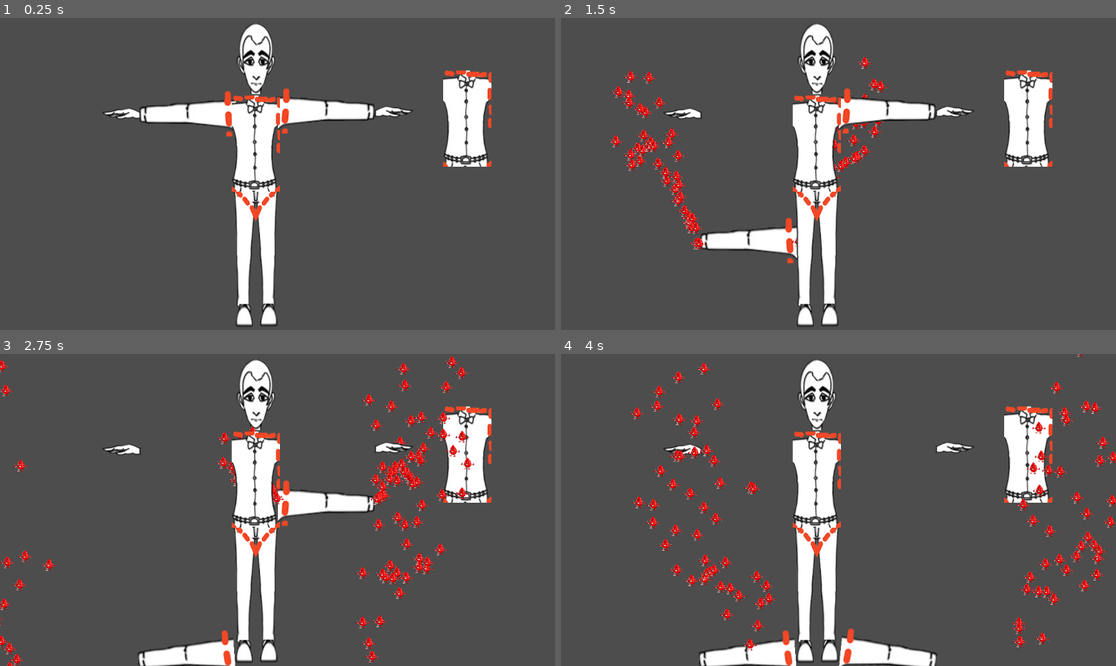
Above: before the commit, frames 1-4 (two rows, left to right).
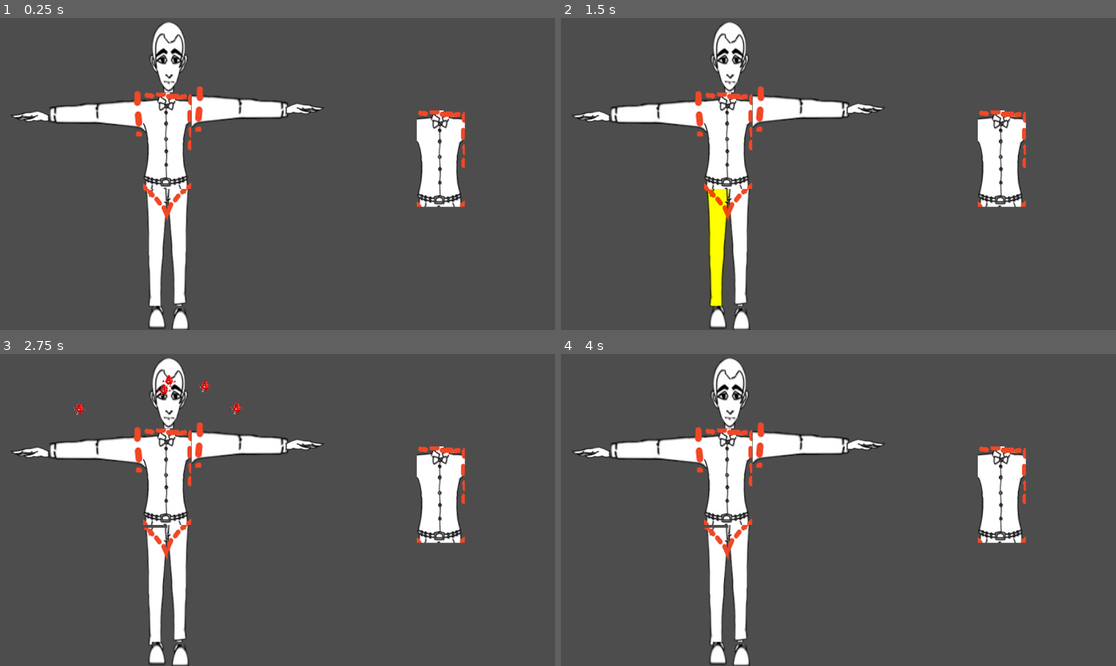
Above: after the commit, the same moments.

Repository: Olli1080/Frankenjam24
Game: Godot game, scene res://Scenes/timmsTestScene.tscn
Same seed, same stepped clock (60 frames per second), same inputs: the game is played once before the commit and once after it.
Inputs (mouse positions are in pixels of both pictures, inside the frame that each line leads up to):
- Up to frame 1 (0.25 s): no input
- Up to frame 2 (1.5 s): tap Enter at 0.5 s; move the mouse to (749, 111) at 0.52 s; click (749, 111) at 0.67 s; move the mouse to (727, 189) at 1.27 s; click (727, 189) at 1.42 s
- Up to frame 3 (2.75 s): move the mouse to (333, 441) at 2.02 s; click (333, 441) at 2.17 s
- Up to frame 4 (4 s): move the mouse to (688, 372) at 2.77 s; click (688, 372) at 2.92 s; move the mouse to (1005, 556) at 3.52 s; click (1005, 556) at 3.67 s

The runs differ from the first frame. In frame 1, 17% of the frame differs, in the area x 2-89%, y 1-100%; in frame 2, 20%; in frame 3, 22%, in the area x 0-89%, y 0-100%; in frame 4, 22%.

Commit message:
adds line render and more intuitive body part attach
- Line Render between connecting limbs at drop off
- Attach now possible if multiple dock points area near

Diff:
--- a/Scenes/BodyParts/head.tscn
+++ b/Scenes/BodyParts/head.tscn
@@ -1,32 +1,32 @@
-[gd_scene load_steps=5 format=3 uid="uid://bsfqce3b6t3dq"]
+[gd_scene load_steps=6 format=3 uid="uid://bsfqce3b6t3dq"]
 
 [ext_resource type="Script" path="res://Scripts/BodyPartObject.gd" id="1_b8f5k"]
 [ext_resource type="Texture2D" uid="uid://coy6ruvgggfbl" path="res://Sprites/Head/HeadTest.png" id="2_575bb"]
 [ext_resource type="PackedScene" uid="uid://b513n2gi38sea" path="res://Scenes/bloodParticleSystem.tscn" id="3_5y5rg"]
 [ext_resource type="PackedScene" uid="uid://cqtbg0laj4dvh" path="res://Nodes/dockNode.tscn" id="4_0tkc8"]
+[ext_resource type="Script" path="res://Scripts/particleOnVelocity.gd" id="4_s24i0"]
 
-[node name="head" type="RigidBody2D" node_paths=PackedStringArray("sprite", "particleSystem1")]
+[node name="head" type="RigidBody2D"]
 input_pickable = true
 freeze = true
 freeze_mode = 1
 script = ExtResource("1_b8f5k")
-sprite = NodePath("HeadTest")
-particleSystem1 = NodePath("GPUParticles2D")
 
 [node name="HeadTest" type="Sprite2D" parent="."]
-position = Vector2(256, 169)
+position = Vector2(-7.10001, -3.60001)
 texture = ExtResource("2_575bb")
 
 [node name="CollisionPolygon2D" type="CollisionPolygon2D" parent="."]
-position = Vector2(261, 187)
+position = Vector2(-2.10001, 14.4)
 polygon = PackedVector2Array(-26, -75, 0, -92, 27, -77, 41, -16, 10, 55, -14, 56, -42, -18)
 
 [node name="GPUParticles2D" parent="." instance=ExtResource("3_5y5rg")]
-position = Vector2(259, 248)
+position = Vector2(-4.10001, 75.4)
 emitting = false
+script = ExtResource("4_s24i0")
 
 [node name="DockNode" parent="." instance=ExtResource("4_0tkc8")]
-position = Vector2(261, 244)
+position = Vector2(-2.10001, 71.4)
 
 [connection signal="input_event" from="." to="." method="_on_input_event"]
 [connection signal="mouse_entered" from="." to="." method="_on_mouse_entered"]
--- a/Scenes/BodyParts/left_arm.tscn
+++ b/Scenes/BodyParts/left_arm.tscn
@@ -1,41 +1,42 @@
-[gd_scene load_steps=5 format=3 uid="uid://cfr0a5fokav1n"]
+[gd_scene load_steps=6 format=3 uid="uid://cfr0a5fokav1n"]
 
 [ext_resource type="Script" path="res://Scripts/BodyPartObject.gd" id="1_1ylvv"]
 [ext_resource type="Texture2D" uid="uid://ddc6n6qwy0u2q" path="res://Sprites/LeftArm/LeftArmTest.png" id="2_jcwre"]
 [ext_resource type="PackedScene" uid="uid://b513n2gi38sea" path="res://Scenes/bloodParticleSystem.tscn" id="3_7imhs"]
 [ext_resource type="PackedScene" uid="uid://cqtbg0laj4dvh" path="res://Nodes/dockNode.tscn" id="4_hhkhs"]
+[ext_resource type="Script" path="res://Scripts/particleOnVelocity.gd" id="4_vct8s"]
 
-[node name="RigidBody2D" type="RigidBody2D" node_paths=PackedStringArray("sprite", "particleSystem1", "particleSystem2")]
-position = Vector2(120, 282)
+[node name="RigidBody2D" type="RigidBody2D"]
 input_pickable = true
 freeze = true
 freeze_mode = 1
 script = ExtResource("1_1ylvv")
-sprite = NodePath("LeftArmSprite")
-particleSystem1 = NodePath("GPUParticles2D")
-particleSystem2 = NodePath("GPUParticles2D2")
 
 [node name="LeftArmSprite" type="Sprite2D" parent="."]
+position = Vector2(-1.39999, -4)
 texture = ExtResource("2_jcwre")
 
 [node name="CollisionPolygon2D" type="CollisionPolygon2D" parent="."]
+position = Vector2(-1.39999, -4)
 polygon = PackedVector2Array(-96, -8, 94, -24, 94, 34, 2, 23, -98, 21)
 
 [node name="GPUParticles2D" parent="." instance=ExtResource("3_7imhs")]
-position = Vector2(-100, 7)
+position = Vector2(-101.4, 3)
 rotation = 1.5708
 emitting = false
+script = ExtResource("4_vct8s")
 
 [node name="GPUParticles2D2" parent="." instance=ExtResource("3_7imhs")]
-position = Vector2(100, 5)
+position = Vector2(98.6, 1)
 rotation = -1.5708
 emitting = false
+script = ExtResource("4_vct8s")
 
 [node name="DockNode" parent="." instance=ExtResource("4_hhkhs")]
-position = Vector2(98, 6)
+position = Vector2(96.6, 2)
 
 [node name="DockNode2" parent="." instance=ExtResource("4_hhkhs")]
-position = Vector2(-99, 6)
+position = Vector2(-100.4, 2)
 
 [connection signal="input_event" from="." to="." method="_on_input_event"]
 [connection signal="mouse_entered" from="." to="." method="_on_mouse_entered"]
--- a/Scenes/BodyParts/left_foot.tscn
+++ b/Scenes/BodyParts/left_foot.tscn
@@ -1,33 +1,34 @@
-[gd_scene load_steps=5 format=3 uid="uid://cdskxifacaj32"]
+[gd_scene load_steps=6 format=3 uid="uid://cdskxifacaj32"]
 
 [ext_resource type="Texture2D" uid="uid://d07o35qvj427b" path="res://Sprites/LeftFoot/LeftFootTest.png" id="1_3ts0m"]
 [ext_resource type="Script" path="res://Scripts/BodyPartObject.gd" id="1_u0m25"]
 [ext_resource type="PackedScene" uid="uid://b513n2gi38sea" path="res://Scenes/bloodParticleSystem.tscn" id="3_h6ngr"]
 [ext_resource type="PackedScene" uid="uid://cqtbg0laj4dvh" path="res://Nodes/dockNode.tscn" id="4_7imb7"]
+[ext_resource type="Script" path="res://Scripts/particleOnVelocity.gd" id="4_oqw3r"]
 
-[node name="leftFoot" type="RigidBody2D" node_paths=PackedStringArray("sprite", "particleSystem1")]
+[node name="leftFoot" type="RigidBody2D" node_paths=PackedStringArray("sprite")]
 input_pickable = true
 freeze = true
 freeze_mode = 1
 script = ExtResource("1_u0m25")
-sprite = NodePath("LeftFootTest")
-particleSystem1 = NodePath("GPUParticles2D")
+sprite = NodePath("CollisionPolygon2D")
 
 [node name="LeftFootTest" type="Sprite2D" parent="."]
-position = Vector2(238, 705)
+position = Vector2(2.6, 20.5)
 texture = ExtResource("1_3ts0m")
 
 [node name="CollisionPolygon2D" type="CollisionPolygon2D" parent="."]
-position = Vector2(242, 758)
+position = Vector2(6.6, 73.5)
 polygon = PackedVector2Array(-20, -77, 9, -77, 16, -32, -26, -32)
 
 [node name="GPUParticles2D" parent="." instance=ExtResource("3_h6ngr")]
-position = Vector2(238, 687)
+position = Vector2(2.6, 2.5)
 rotation = 3.14159
 emitting = false
+script = ExtResource("4_oqw3r")
 
 [node name="DockNode" parent="." instance=ExtResource("4_7imb7")]
-position = Vector2(235, 679)
+position = Vector2(-0.400002, -5.5)
 
 [connection signal="input_event" from="." to="." method="_on_input_event"]
 [connection signal="mouse_entered" from="." to="." method="_on_mouse_entered"]
--- a/Scenes/BodyParts/left_hand.tscn
+++ b/Scenes/BodyParts/left_hand.tscn
@@ -1,33 +1,34 @@
-[gd_scene load_steps=5 format=3 uid="uid://d1fwh58bk2sgd"]
+[gd_scene load_steps=6 format=3 uid="uid://d1fwh58bk2sgd"]
 
 [ext_resource type="Texture2D" uid="uid://bpdc3tka7g6lp" path="res://Sprites/LeftHand/LeftHandTest.png" id="1_nu6jv"]
 [ext_resource type="Script" path="res://Scripts/BodyPartObject.gd" id="1_tm5rc"]
 [ext_resource type="PackedScene" uid="uid://b513n2gi38sea" path="res://Scenes/bloodParticleSystem.tscn" id="3_tmn2a"]
+[ext_resource type="Script" path="res://Scripts/particleOnVelocity.gd" id="4_osguu"]
 [ext_resource type="PackedScene" uid="uid://cqtbg0laj4dvh" path="res://Nodes/dockNode.tscn" id="4_xkhn5"]
 
-[node name="leftHand" type="RigidBody2D" node_paths=PackedStringArray("sprite", "particleSystem1")]
+[node name="leftHand" type="RigidBody2D" node_paths=PackedStringArray("sprite")]
 input_pickable = true
 freeze = true
 freeze_mode = 1
 script = ExtResource("1_tm5rc")
-sprite = NodePath("LeftHandTest")
-particleSystem1 = NodePath("GPUParticles2D")
+sprite = NodePath("CollisionPolygon2D")
 
 [node name="LeftHandTest" type="Sprite2D" parent="."]
-position = Vector2(-28, 284)
+position = Vector2(-16.9, 3)
 texture = ExtResource("1_nu6jv")
 
 [node name="CollisionPolygon2D" type="CollisionPolygon2D" parent="."]
-position = Vector2(-3, 283)
+position = Vector2(8.1, 2)
 polygon = PackedVector2Array(24, -12, 24, 14, -53, 11, -53, -12)
 
 [node name="GPUParticles2D" parent="." instance=ExtResource("3_tmn2a")]
-position = Vector2(18, 288)
+position = Vector2(29.1, 7)
 rotation = -1.5708
 emitting = false
+script = ExtResource("4_osguu")
 
 [node name="DockNode" parent="." instance=ExtResource("4_xkhn5")]
-position = Vector2(18, 286)
+position = Vector2(29.1, 5)
 
 [connection signal="input_event" from="." to="." method="_on_input_event"]
 [connection signal="mouse_entered" from="." to="." method="_on_mouse_entered"]
--- a/Scenes/BodyParts/left_leg.tscn
+++ b/Scenes/BodyParts/left_leg.tscn
@@ -1,41 +1,41 @@
-[gd_scene load_steps=5 format=3 uid="uid://cob2bpvkgpytq"]
+[gd_scene load_steps=6 format=3 uid="uid://cob2bpvkgpytq"]
 
 [ext_resource type="Texture2D" uid="uid://bj8n4l56a762a" path="res://Sprites/LeftLeg/LeftLegTest.png" id="1_4pqka"]
 [ext_resource type="Script" path="res://Scripts/BodyPartObject.gd" id="1_g2y4j"]
 [ext_resource type="PackedScene" uid="uid://b513n2gi38sea" path="res://Scenes/bloodParticleSystem.tscn" id="3_v0uf8"]
 [ext_resource type="PackedScene" uid="uid://cqtbg0laj4dvh" path="res://Nodes/dockNode.tscn" id="4_katfx"]
+[ext_resource type="Script" path="res://Scripts/particleOnVelocity.gd" id="4_tl6f7"]
 
-[node name="LeftLeg" type="RigidBody2D" node_paths=PackedStringArray("sprite", "particleSystem1", "particleSystem2")]
+[node name="LeftLeg" type="RigidBody2D"]
 input_pickable = true
 freeze = true
 freeze_mode = 1
 script = ExtResource("1_g2y4j")
-sprite = NodePath("LeftLegTest")
-particleSystem1 = NodePath("GPUParticles2D")
-particleSystem2 = NodePath("GPUParticles2D2")
 
 [node name="LeftLegTest" type="Sprite2D" parent="."]
-position = Vector2(236, 566)
+position = Vector2(-2.8, 9)
 texture = ExtResource("1_4pqka")
 
 [node name="CollisionPolygon2D" type="CollisionPolygon2D" parent="."]
-position = Vector2(229, 471)
+position = Vector2(-9.8, -86)
 polygon = PackedVector2Array(-13, -31, 31, -31, 18, 208, -6, 209)
 
 [node name="GPUParticles2D" parent="." instance=ExtResource("3_v0uf8")]
-position = Vector2(238, 442)
+position = Vector2(-0.800003, -115)
 rotation = 3.14159
 emitting = false
+script = ExtResource("4_tl6f7")
 
 [node name="GPUParticles2D2" parent="." instance=ExtResource("3_v0uf8")]
-position = Vector2(233, 683)
+position = Vector2(-5.8, 126)
 emitting = false
+script = ExtResource("4_tl6f7")
 
 [node name="DockNode" parent="." instance=ExtResource("4_katfx")]
-position = Vector2(237, 443)
+position = Vector2(-1.8, -114)
 
 [node name="DockNode2" parent="." instance=ExtResource("4_katfx")]
-position = Vector2(232, 682)
+position = Vector2(-6.8, 125)
 
 [connection signal="input_event" from="." to="." method="_on_input_event"]
 [connection signal="mouse_entered" from="." to="." method="_on_mouse_entered"]
--- a/Scenes/BodyParts/right_arm.tscn
+++ b/Scenes/BodyParts/right_arm.tscn
@@ -1,42 +1,42 @@
-[gd_scene load_steps=5 format=3 uid="uid://qpma3icuof4i"]
+[gd_scene load_steps=6 format=3 uid="uid://qpma3icuof4i"]
 
 [ext_resource type="Texture2D" uid="uid://fj8tuemtetw" path="res://Sprites/RightArm/RightArmTest.png" id="1_fg7th"]
 [ext_resource type="Script" path="res://Scripts/BodyPartObject.gd" id="1_u11bq"]
 [ext_resource type="PackedScene" uid="uid://b513n2gi38sea" path="res://Scenes/bloodParticleSystem.tscn" id="3_uaupg"]
+[ext_resource type="Script" path="res://Scripts/particleOnVelocity.gd" id="4_mldne"]
 [ext_resource type="PackedScene" uid="uid://cqtbg0laj4dvh" path="res://Nodes/dockNode.tscn" id="4_s25o4"]
 
-[node name="rightArm" type="RigidBody2D" node_paths=PackedStringArray("sprite", "particleSystem1", "particleSystem2")]
+[node name="rightArm" type="RigidBody2D"]
 input_pickable = true
 freeze = true
 freeze_mode = 1
 script = ExtResource("1_u11bq")
-sprite = NodePath("RightArmTest")
-particleSystem1 = NodePath("GPUParticles2D")
-particleSystem2 = NodePath("GPUParticles2D2")
 
 [node name="RightArmTest" type="Sprite2D" parent="."]
-position = Vector2(407, 276)
+position = Vector2(-2.39999, 0)
 texture = ExtResource("1_fg7th")
 
 [node name="CollisionPolygon2D" type="CollisionPolygon2D" parent="."]
-position = Vector2(378, 276)
+position = Vector2(-31.4, 0)
 polygon = PackedVector2Array(130, 19, -70, 39, -72, -26, 129, -10)
 
 [node name="GPUParticles2D" parent="." instance=ExtResource("3_uaupg")]
-position = Vector2(310, 278)
+position = Vector2(-99.4, 2)
 rotation = 1.5708
 emitting = false
+script = ExtResource("4_mldne")
 
 [node name="GPUParticles2D2" parent="." instance=ExtResource("3_uaupg")]
-position = Vector2(508, 280)
+position = Vector2(98.6, 4)
 rotation = -1.5708
 emitting = false
+script = ExtResource("4_mldne")
 
 [node name="DockNode" parent="." instance=ExtResource("4_s25o4")]
-position = Vector2(308, 279)
+position = Vector2(-101.4, 3)
 
 [node name="DockNode2" parent="." instance=ExtResource("4_s25o4")]
-position = Vector2(507, 278)
+position = Vector2(97.6, 2)
 
 [connection signal="input_event" from="." to="." method="_on_input_event"]
 [connection signal="mouse_entered" from="." to="." method="_on_mouse_entered"]
--- a/Scenes/BodyParts/right_foot.tscn
+++ b/Scenes/BodyParts/right_foot.tscn
@@ -1,33 +1,33 @@
-[gd_scene load_steps=5 format=3 uid="uid://c5o3jeiljvx43"]
+[gd_scene load_steps=6 format=3 uid="uid://c5o3jeiljvx43"]
 
 [ext_resource type="Texture2D" uid="uid://d15075vtjnv5v" path="res://Sprites/RightFoot/RightFootTest.png" id="1_73w7f"]
 [ext_resource type="Script" path="res://Scripts/BodyPartObject.gd" id="1_t4x3i"]
 [ext_resource type="PackedScene" uid="uid://b513n2gi38sea" path="res://Scenes/bloodParticleSystem.tscn" id="3_ni1m4"]
+[ext_resource type="Script" path="res://Scripts/particleOnVelocity.gd" id="4_h0gmm"]
 [ext_resource type="PackedScene" uid="uid://cqtbg0laj4dvh" path="res://Nodes/dockNode.tscn" id="4_y0wqv"]
 
-[node name="rightFoot" type="RigidBody2D" node_paths=PackedStringArray("sprite", "particleSystem1")]
+[node name="rightFoot" type="RigidBody2D"]
 input_pickable = true
 freeze = true
 freeze_mode = 1
 script = ExtResource("1_t4x3i")
-sprite = NodePath("RightFootTest")
-particleSystem1 = NodePath("GPUParticles2D")
 
 [node name="RightFootTest" type="Sprite2D" parent="."]
-position = Vector2(557, 618)
+position = Vector2(0.5, 2.79999)
 texture = ExtResource("1_73w7f")
 
 [node name="CollisionPolygon2D" type="CollisionPolygon2D" parent="."]
-position = Vector2(550, 610)
+position = Vector2(-6.5, -5.20001)
 polygon = PackedVector2Array(-7, -16, 21, -16, 26, 30, -9, 30)
 
 [node name="GPUParticles2D" parent="." instance=ExtResource("3_ni1m4")]
-position = Vector2(556, 594)
+position = Vector2(-0.5, -21.2)
 rotation = 3.14159
 emitting = false
+script = ExtResource("4_h0gmm")
 
 [node name="DockNode" parent="." instance=ExtResource("4_y0wqv")]
-position = Vector2(556, 593)
+position = Vector2(-0.5, -22.2)
 
 [connection signal="input_event" from="." to="." method="_on_input_event"]
 [connection signal="mouse_entered" from="." to="." method="_on_mouse_entered"]
--- a/Scenes/BodyParts/right_hand.tscn
+++ b/Scenes/BodyParts/right_hand.tscn
@@ -1,33 +1,33 @@
-[gd_scene load_steps=5 format=3 uid="uid://cesxkvwkssn7c"]
+[gd_scene load_steps=6 format=3 uid="uid://cesxkvwkssn7c"]
 
 [ext_resource type="Script" path="res://Scripts/BodyPartObject.gd" id="1_l4v6s"]
 [ext_resource type="Texture2D" uid="uid://cu720wnosq5uu" path="res://Sprites/RightHand/RightHandTest.png" id="1_oa6wf"]
 [ext_resource type="PackedScene" uid="uid://b513n2gi38sea" path="res://Scenes/bloodParticleSystem.tscn" id="3_j0lx0"]
+[ext_resource type="Script" path="res://Scripts/particleOnVelocity.gd" id="4_qodgx"]
 [ext_resource type="PackedScene" uid="uid://cqtbg0laj4dvh" path="res://Nodes/dockNode.tscn" id="4_r3skr"]
 
-[node name="rightHand" type="RigidBody2D" node_paths=PackedStringArray("sprite", "particleSystem1")]
+[node name="rightHand" type="RigidBody2D"]
 input_pickable = true
 freeze = true
 freeze_mode = 1
 script = ExtResource("1_l4v6s")
-sprite = NodePath("RightHandTest")
-particleSystem1 = NodePath("GPUParticles2D")
 
 [node name="RightHandTest" type="Sprite2D" parent="."]
-position = Vector2(558, 280)
+position = Vector2(48.7, -5)
 texture = ExtResource("1_oa6wf")
 
 [node name="CollisionPolygon2D" type="CollisionPolygon2D" parent="."]
-position = Vector2(538, 279)
+position = Vector2(28.7, -6)
 polygon = PackedVector2Array(-29, 13, -29, -10, 49, -8, 50, 12)
 
 [node name="GPUParticles2D" parent="." instance=ExtResource("3_j0lx0")]
-position = Vector2(511, 282)
+position = Vector2(1.70001, -3)
 rotation = 1.5708
 emitting = false
+script = ExtResource("4_qodgx")
 
 [node name="DockNode" parent="." instance=ExtResource("4_r3skr")]
-position = Vector2(506, 282)
+position = Vector2(-3.29999, -3)
 
 [connection signal="input_event" from="." to="." method="_on_input_event"]
 [connection signal="mouse_entered" from="." to="." method="_on_mouse_entered"]
--- a/Scenes/BodyParts/right_leg.tscn
+++ b/Scenes/BodyParts/right_leg.tscn
@@ -1,42 +1,42 @@
-[gd_scene load_steps=5 format=3 uid="uid://bjdltiududoxk"]
+[gd_scene load_steps=6 format=3 uid="uid://bjdltiududoxk"]
 
 [ext_resource type="Texture2D" uid="uid://b13xcdnp6mhms" path="res://Sprites/RightLeg/RightLegTest.png" id="1_0e8t3"]
 [ext_resource type="Script" path="res://Scripts/BodyPartObject.gd" id="1_x30k5"]
 [ext_resource type="PackedScene" uid="uid://b513n2gi38sea" path="res://Scenes/bloodParticleSystem.tscn" id="3_r06jp"]
+[ext_resource type="Script" path="res://Scripts/particleOnVelocity.gd" id="4_6e2cy"]
 [ext_resource type="PackedScene" uid="uid://cqtbg0laj4dvh" path="res://Nodes/dockNode.tscn" id="4_qbj3x"]
 
-[node name="rightLeg" type="RigidBody2D" node_paths=PackedStringArray("sprite", "particleSystem1", "particleSystem2")]
-position = Vector2(270, -86)
+[node name="rightLeg" type="RigidBody2D"]
+position = Vector2(-2, 4)
 input_pickable = true
 freeze = true
 freeze_mode = 1
 script = ExtResource("1_x30k5")
-sprite = NodePath("RightLegTest")
-particleSystem1 = NodePath("GPUParticles2D")
-particleSystem2 = NodePath("GPUParticles2D2")
 
 [node name="RightLegTest" type="Sprite2D" parent="."]
-position = Vector2(286, 566)
+position = Vector2(-3.2, -6.60001)
 texture = ExtResource("1_0e8t3")
 
 [node name="CollisionPolygon2D" type="CollisionPolygon2D" parent="."]
-position = Vector2(287, 537)
+position = Vector2(-2.2, -35.6)
 polygon = PackedVector2Array(-27, -97, 19, -96, 13, 150, -11, 151)
 
 [node name="GPUParticles2D" parent="." instance=ExtResource("3_r06jp")]
-position = Vector2(283, 445)
+position = Vector2(-6.2, -127.6)
 rotation = 3.14159
 emitting = false
+script = ExtResource("4_6e2cy")
 
 [node name="GPUParticles2D2" parent="." instance=ExtResource("3_r06jp")]
-position = Vector2(289, 685)
+position = Vector2(-0.200001, 112.4)
 emitting = false
+script = ExtResource("4_6e2cy")
 
 [node name="DockNode" parent="." instance=ExtResource("4_qbj3x")]
-position = Vector2(289, 688)
+position = Vector2(-0.200001, 115.4)
 
 [node name="DockNode2" parent="." instance=ExtResource("4_qbj3x")]
-position = Vector2(285, 444)
+position = Vector2(-4.2, -128.6)
 
 [connection signal="input_event" from="." to="." method="_on_input_event"]
 [connection signal="mouse_entered" from="." to="." method="_on_mouse_entered"]
--- a/Scenes/timmsTestScene.tscn
+++ b/Scenes/timmsTestScene.tscn
@@ -41,8 +41,9 @@
 shape = SubResource("WorldBoundaryShape2D_yoyet")
 
 [node name="Recipent" type="StaticBody2D" parent="."]
-position = Vector2(970, 209)
-collision_layer = 0
+position = Vector2(915, 292)
+collision_layer = 4
+collision_mask = 4
 
 [node name="TorsoTest" type="Sprite2D" parent="Recipent"]
 texture = ExtResource("11_d01yc")
@@ -100,35 +101,46 @@
 shape = SubResource("CircleShape2D_g8nte")
 
 [node name="leftArm" parent="." instance=ExtResource("2_hh3dy")]
-position = Vector2(390, 196)
+position = Vector2(204, 200)
 
 [node name="head" parent="." instance=ExtResource("3_bkm6h")]
-position = Vector2(270, -86)
+position = Vector2(352, 83)
 
 [node name="leftHand" parent="." instance=ExtResource("4_cy3jm")]
-position = Vector2(270, -86)
+position = Vector2(69, 201)
 
-[node name="rightArm" parent="." instance=ExtResource("5_y08rp")]
-position = Vector2(270, -86)
+[node name="rightArm" parent="." node_paths=PackedStringArray("sprite") instance=ExtResource("5_y08rp")]
+position = Vector2(500, 186)
+sprite = NodePath("../leftHand/DockNode/AreaShape2D")
 
-[node name="rightHand" parent="." instance=ExtResource("6_u5k7d")]
-position = Vector2(270, -86)
+[node name="rightHand" parent="." node_paths=PackedStringArray("sprite") instance=ExtResource("6_u5k7d")]
+position = Vector2(594, 193)
+sprite = NodePath("../leftArm/LeftArmSprite")
 
 [node name="leftLeg" parent="." instance=ExtResource("7_pwd65")]
-position = Vector2(270, -86)
+position = Vector2(326, 471)
 
 [node name="leftFoot" parent="." instance=ExtResource("8_w8r02")]
-position = Vector2(270, -86)
+position = Vector2(324, 603)
 
-[node name="rightLeg" parent="." instance=ExtResource("9_wdstm")]
+[node name="rightLeg" parent="." node_paths=PackedStringArray("sprite") instance=ExtResource("9_wdstm")]
+position = Vector2(375, 480)
+sprite = NodePath("../Recipent/NeckDockNode/AreaShape2D")
 
 [node name="rightFoot" parent="." instance=ExtResource("10_hvy0a")]
+position = Vector2(373, 625)
 
-[node name="TorsoTest" type="Sprite2D" parent="."]
-position = Vector2(531, 261)
+[node name="StaticBody2D" type="StaticBody2D" parent="."]
+position = Vector2(347, 255)
+collision_layer = 7
+collision_mask = 7
+
+[node name="TorsoTest" type="Sprite2D" parent="StaticBody2D"]
 texture = ExtResource("11_d01yc")
 
-[editable path="leftArm"]
+[node name="CollisionPolygon2D" type="CollisionPolygon2D" parent="StaticBody2D"]
+polygon = PackedVector2Array(-44, 96, -46, 69, -38, 18, -51, -36, -50, -87, 49, -84, 49, -38, 36, -21, 34, 19, 41, 72, 43, 100)
+
 [editable path="head"]
 [editable path="leftHand"]
 [editable path="rightArm"]
--- a/Scripts/BodyPartObject.gd
+++ b/Scripts/BodyPartObject.gd
@@ -4,9 +4,8 @@
 signal released(this : RigidBody2D)
 
 @export var sprite : Sprite2D
-@export var particleSystem1 : GPUParticles2D
-@export var particleSystem2 : GPUParticles2D
 @export var rotation_sensitivity : float = 0.15
+@export var particle_vel_threshold : float = 0.1
 
 var dock_points : Array[Area2D]
 var dock_points_contact : Array[PairArea2D]
@@ -26,12 +25,30 @@
 		held = value
 		freeze = value
 		print(dock_points_contact.size())
-		if dock_points_contact.size() == 1:
+
+		var glue_together : bool = dock_points_contact.size() >= 1
+
+		if glue_together:
 			append_to_dock(dock_points_contact[0].first, dock_points_contact[0].second)
+			collision_layer = 4
+		elif value:
+			collision_layer = 2
+		else:
+			collision_layer = 1
+		collision_mask = collision_layer
 		for p in dock_points:
 			p.monitoring = value
 		dock_points_contact.clear()
+		queue_redraw()
 
+
+func _draw():
+	if held:
+		if dock_points_contact.size() >= 1:
+			if dock_points_contact.size() >= 2:
+				dock_points_contact.sort_custom(PairArea2D.distance_comparator)
+			var dp = dock_points_contact[0]
+			draw_line(dp.first.position, dp.first.position + (dp.second.global_position - dp.first.global_position).rotated(-rotation), Color.GREEN, 5.0, true)
 # Called when the node enters the scene tree for the first time.
 func _ready():
 	sprite = get_child(0)
@@ -49,31 +66,29 @@
 	dock_point.monitorable = false
 	freeze = false
 	input_pickable = false
+	position += dock_point.global_position - own_child.global_position
 	var node = PinJoint2D.new()
 	node.set_name("PinJoint2D")
 	node.position = own_child.position
 	node.node_a = self.get_path()
 	node.node_b = dock_point.get_parent().get_path()
+	# node.disable_collision = false
 	add_child(node)
+	# Enable other dock points for docking
+	for d in dock_points:
+		if d != own_child:
+			d.monitoring = false
+			d.monitorable = true
 	pass
 
 # Called every frame. 'delta' is the elapsed time since the previous frame.
 func _process(delta):
-	if particleSystem1 and particleSystem2:
-		if linear_velocity.length() >= 0.1:
-			particleSystem1.emitting = true
-			if particleSystem2 != null:
-				particleSystem2.emitting = true
-		else:
-			particleSystem1.emitting = false
-			if particleSystem2 != null:
-				particleSystem2.emitting = false
-
-	#pass
+	pass
 
 func _physics_process(delta):
 	if held:
 		global_transform.origin = get_global_mouse_position() + offset_held
+		queue_redraw()
 
 func rotate_around_point(rotate : float):
 	offset_held = offset_held.rotated(rotate)
@@ -119,6 +134,15 @@
 func _on_dock_node_area_exited(other_area : Area2D, own_child : Area2D):
 	if (!other_area.is_in_group("DockPoint")):
 		return
-	dock_points_contact.erase(PairArea2D.new(own_child, other_area))
+	var i = 0
+	var remove_idx = -1
+	var tmp = PairArea2D.new(own_child, other_area)
+	while i < dock_points_contact.size():
+		if (dock_points_contact[i].is_same(tmp)):
+			remove_idx = i
+			break
+		i += 1
+	if remove_idx >= 0:
+		dock_points_contact.remove_at(remove_idx)
 	print("Area {} has left Dock Point {}".format([own_child.name, other_area.name], "{}"))
 	pass # Replace with function body.
--- a/Scripts/PairArea2D.gd
+++ b/Scripts/PairArea2D.gd
@@ -7,3 +7,12 @@
 func _init(p_first = null, p_second = null):
 	first = p_first
 	second = p_second
+
+func is_same(other : PairArea2D):
+	return first == other.first && second == other.second
+
+static func distance_comparator(a : PairArea2D, b : PairArea2D) -> bool:
+	var a_dist = (a.first.global_position - a.second.global_position).length_squared()
+	var b_dist = (b.first.global_position - b.second.global_position).length_squared()
+
+	return a_dist < b_dist
--- /dev/null
+++ b/Scripts/particleOnVelocity.gd
@@ -0,0 +1,10 @@
+extends GPUParticles2D
+
+var parent : RigidBody2D
+
+func _ready():
+	parent = get_parent()
+
+func _process(delta):
+	if parent:
+		emitting = parent.linear_velocity.length() >= parent.particle_vel_threshold
--- a/project.godot
+++ b/project.godot
@@ -22,3 +22,4 @@
 [layer_names]
 
 2d_physics/layer_2="Drag&Drop-Layer"
+2d_physics/layer_3="Recipient"
